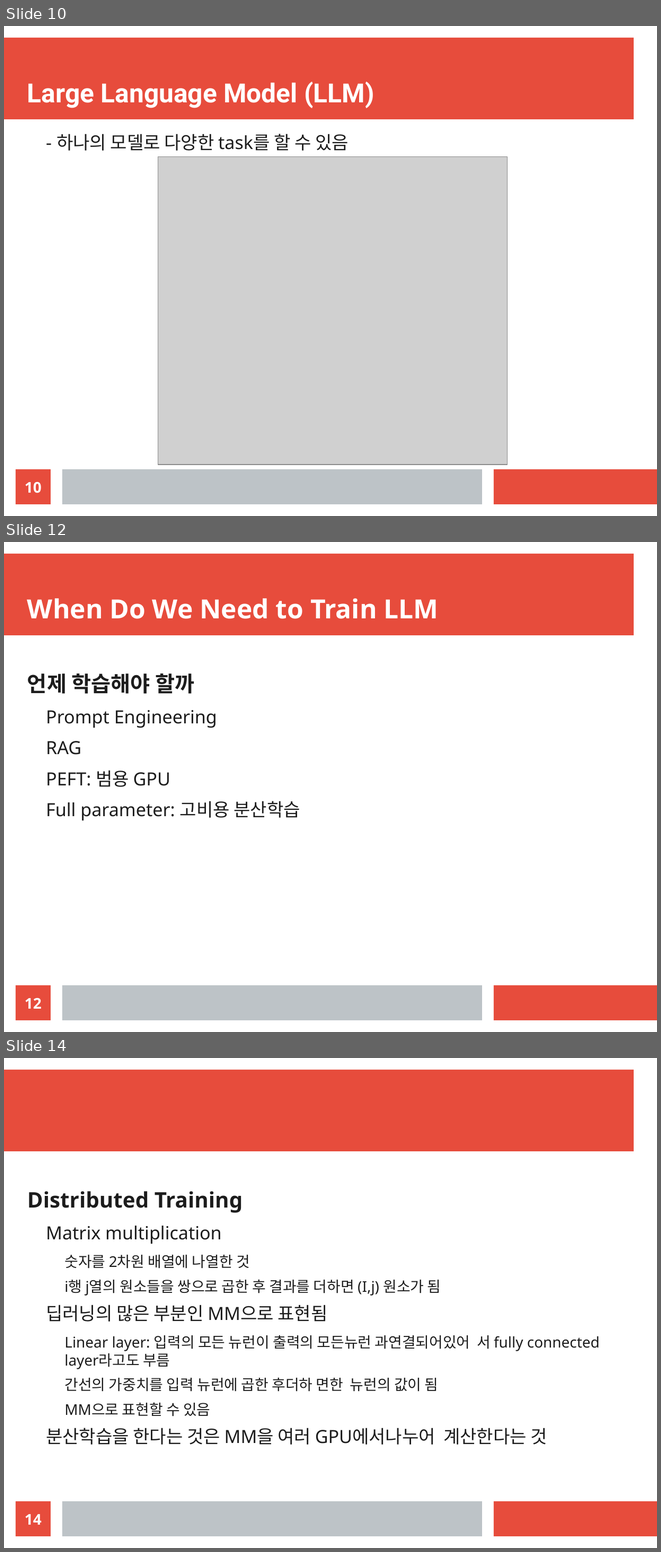
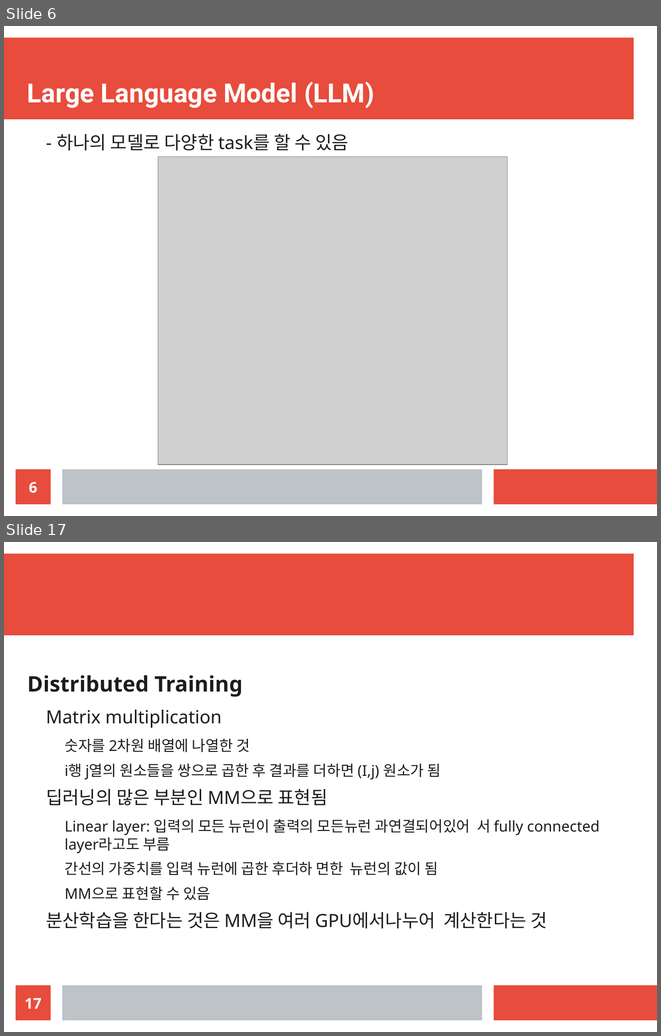
Before and after one commit to gmgu/LLMOps, a slide deck: slide/slide.odp. Shown one above the other, each under a label of ours: slides 10, 12 and 14 before the commit, slides 6 and 17 after it; the slides between them are not shown. The pictures are 661x1552 and 661x1036 pixels, drawn with LibreOffice and Linux fonts; fonts in the diff are those of the drawing; grey boxes stand for pictures. Boxes give left, top, right and bottom in pixels: in the first picture for what was removed or moved away, otherwise in the second. Text is boxed around its words. In the diff, an @@ line names an element or a change of style, - is before the commit and + after.

```diff
--- a/slide/slide.odp
+++ b/slide/slide.odp
@@ slide 12 removed at bbox=[4, 542, 657, 1032], background #FFFFFF; not listed: 3 template elements that a slide beside it also shows @@
@@ title removed at bbox=[27, 598, 439, 619] @@
-When Do We Need to Train LLM
@@ text removed at bbox=[27, 673, 300, 821] @@
-언제 학습해야 할까
-  Prompt Engineering
-  RAG
-  PEFT: 범용 GPU
-  Full parameter: 고비용 분산학습
@@ page number removed at bbox=[16, 985, 51, 1020] @@
-12
@@ what was slide 10 is now slide 6 @@
@@ page number at bbox=[29, 482, 37, 493]: text changed @@
-10
+6
@@ what was slide 14 is now slide 17 @@
@@ page number at bbox=[25, 998, 42, 1008]: text changed @@
-14
+17
```
Also in this commit, not shown: 4 slides changed, 5 slides added, 1 other slide removed.
